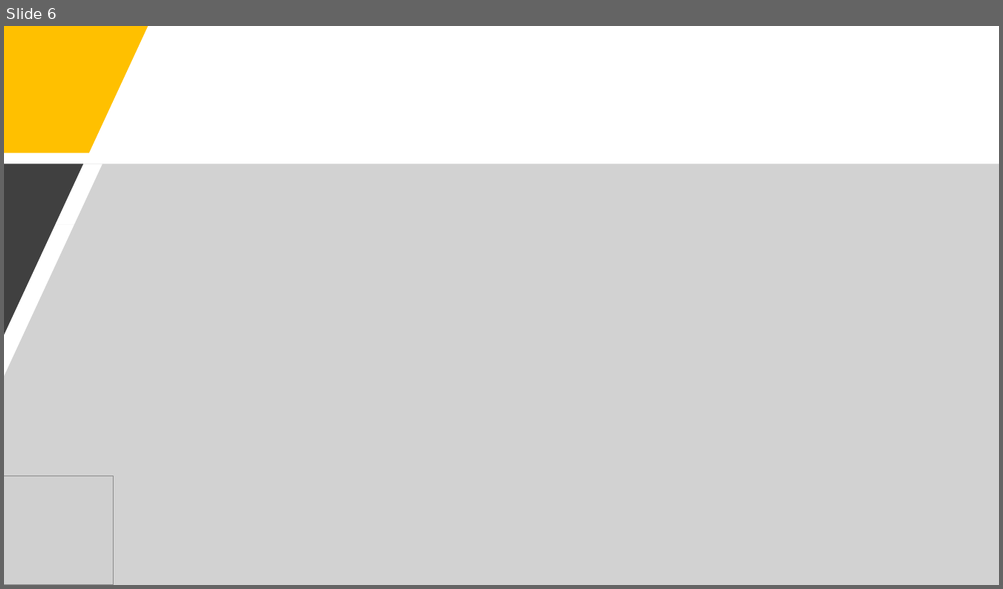
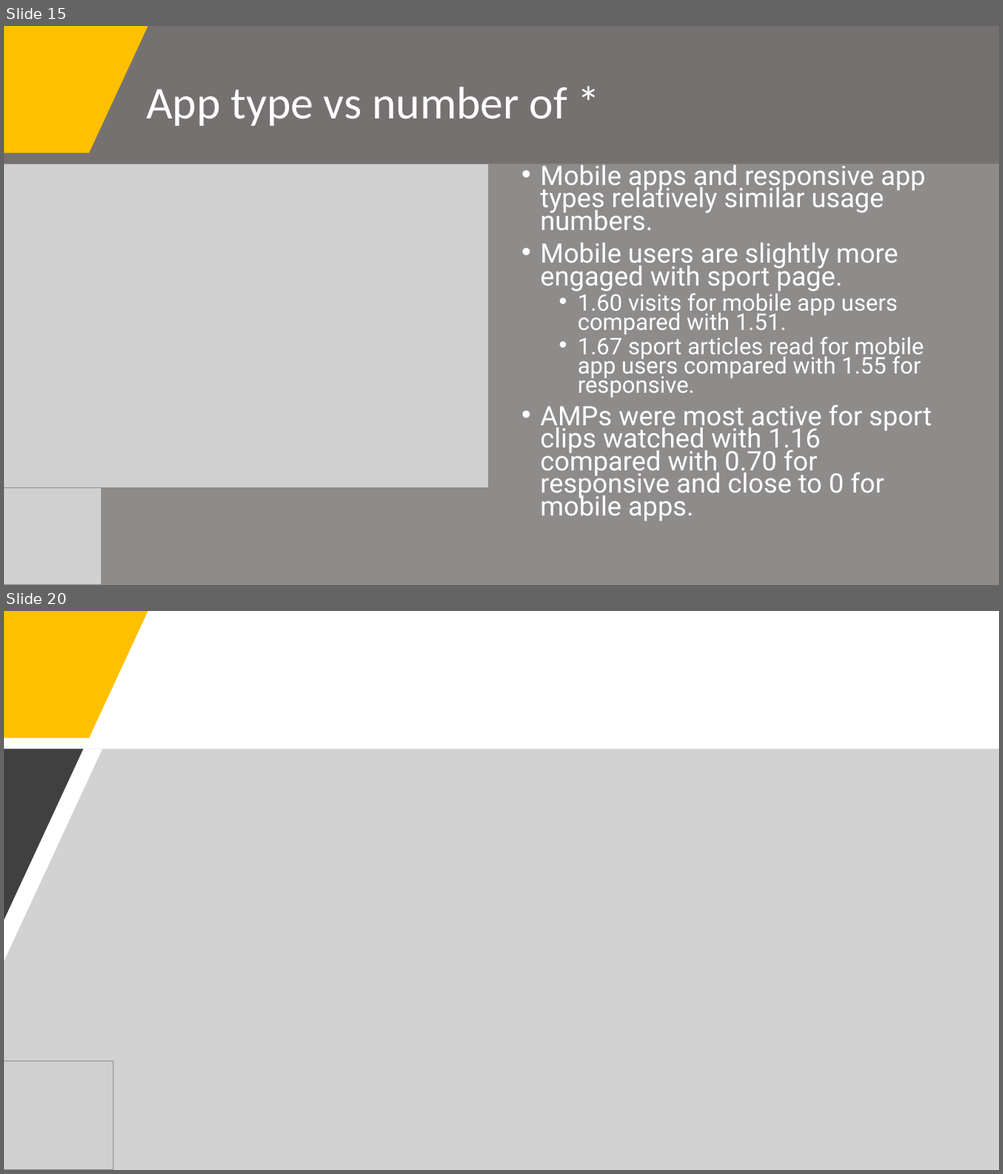
Before and after one commit to leonghchan/nfl-audience-analysis, a slide deck: NFL_Audience_Presentation.pptx. Shown one above the other, each under a label of ours: slide 6 before the commit, slides 15 and 20 after it; the slides between them are not shown. The pictures are 1003x589 and 1003x1174 pixels, drawn with LibreOffice and Linux fonts; fonts in the diff are those of the drawing; grey boxes stand for pictures. Boxes give left, top, right and bottom in pixels: in the first picture for what was removed or moved away, otherwise in the second. Text is boxed around its words. In the diff, an @@ line names an element or a change of style, - is before the commit and + after.

```diff
--- a/NFL_Audience_Presentation.pptx
+++ b/NFL_Audience_Presentation.pptx
@@ slide 15 added at <box>4,26,999,585</box>, background #767171 @@
@@ freeform shape added at <box>4,26,148,153</box>, fill #FFC000 @@
@@ title added at <box>146,87,567,126</box>, 44 pt, text #FFFFFF @@
+App type vs number of *
@@ freeform shape added at <box>4,164,999,585</box>, fill #A6A6A6 at 50% opacity @@
@@ freeform shape added at <box>4,164,83,335</box>, fill #404040 @@
@@ picture added at <box>4,164,489,488</box> @@
@@ text added at <box>540,165,931,522</box>, 25.9 pt, text #FFFFFF @@
+• Mobile apps and responsive app types relatively similar usage numbers.
+• Mobile users are slightly more engaged with sport page.
+  • 1.60 visits for mobile app users compared with 1.51.
+  • 1.67 sport articles read for mobile app users compared with 1.55 for responsive.
+• AMPs were most active for sport clips watched with 1.16 compared with 0.70 for responsive and close to 0 for mobile apps.
@@ picture added at <box>4,488,101,585</box> @@
@@ what was slide 6 is now slide 20 @@
```
Also in this commit, not shown: 3 slides changed, 14 other slides added, 4 slides removed, 9 other files.
